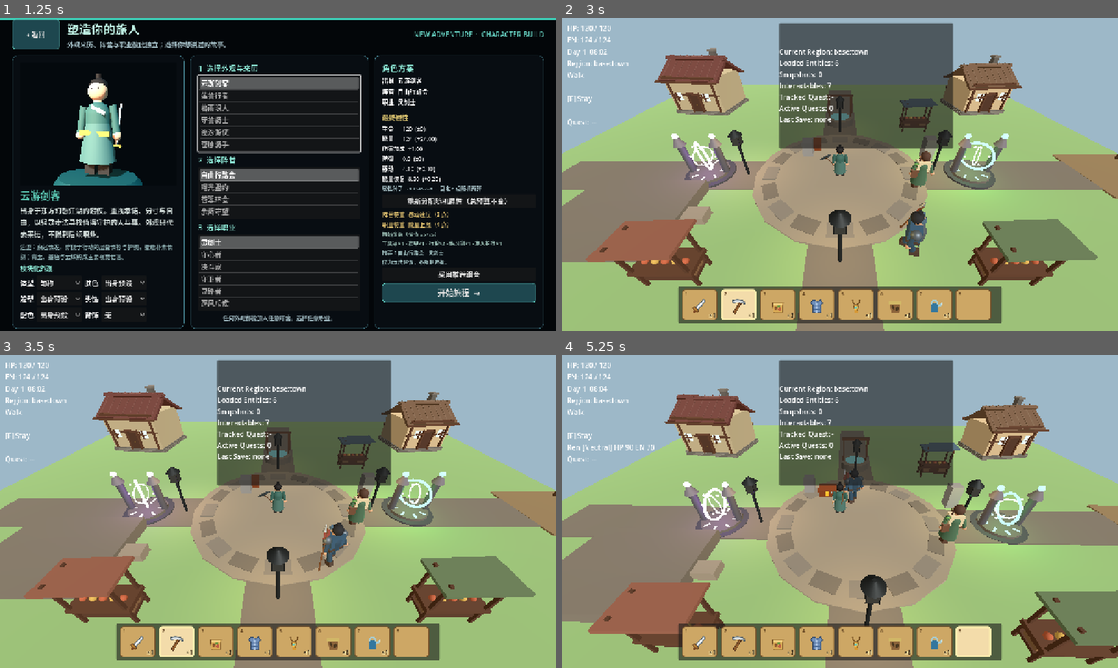
Above: before the commit, frames 1-4 (two rows, left to right).
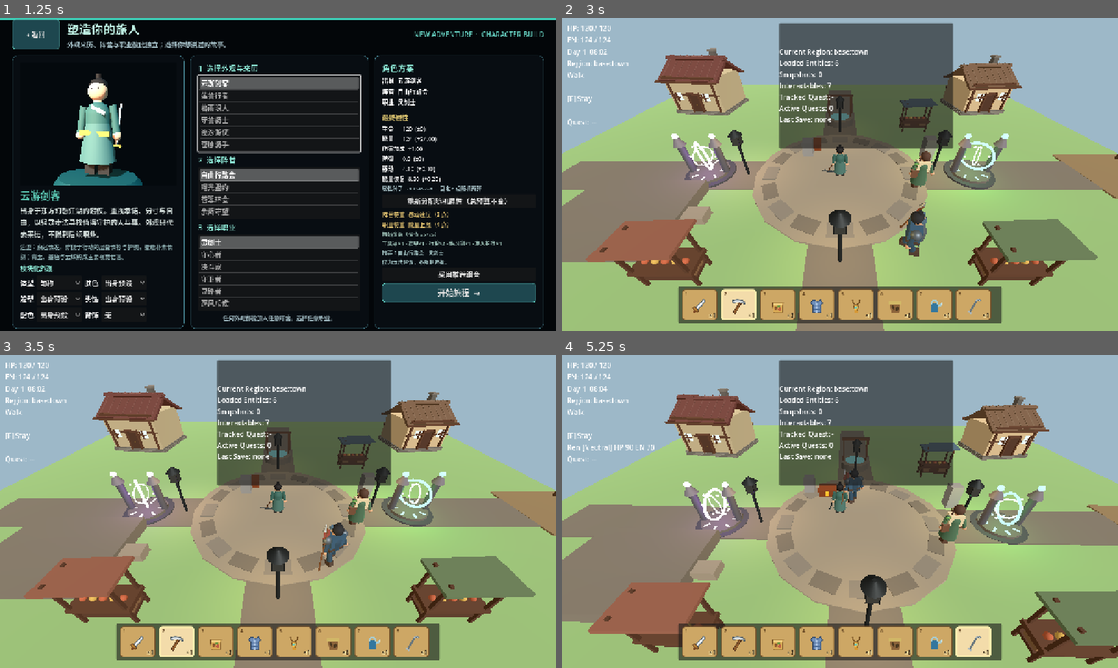
Above: after the commit, the same moments.

Repository: Yangjunjie-Lin/Stillpoint
Game: Godot game, scene res://scenes/bootstrap/main.tscn
Two runs of this game, one before a commit and one after it. Both use one fixed random seed, a clock stepped at 60 frames per second and the inputs below.
Inputs:
- Up to frame 1 (1.25 s): click "New Adventure" at 0.5 s
- Up to frame 2 (3 s): click "开始旅程 →" at 1.25 s; click "1" at 2 s; click "2" at 2.75 s
- Up to frame 3 (3.5 s): no input
- Up to frame 4 (5.25 s): click "4" at 3.5 s; click "7" at 4.25 s; click "8" at 5 s

Frame 1 is identical in both runs. In frame 2, less than 0.1% of the frame differs, in the area x 46-77%, y 43-96%; in frame 3, less than 0.1%; in frame 4, less than 0.1%.

Commit message:
feat: make utility tools dual-use weapons

Diff:
--- /dev/null
+++ b/resources/items/rpg/crowbar.tres
@@ -0,0 +1,20 @@
+[gd_resource type="Resource" script_class="ItemDefinition" load_steps=3 format=3]
+
+[ext_resource type="Script" path="res://scripts/resources/item_definition.gd" id="1"]
+[ext_resource type="Texture2D" path="res://resources/items/rpg/icons/crowbar.svg" id="2"]
+
+[resource]
+script = ExtResource("1")
+id = &"crowbar"
+display_name = "Crowbar"
+item_type = 1
+max_stack = 1
+description = "A hooked steel lever for prying sealed objects. Its weight also makes it a reliable improvised weapon."
+icon = ExtResource("2")
+use_kind = 2
+tool_attack_id = &"attack_light_2"
+utility_actions = Array[StringName]([&"pry_open", &"lever", &"break_board"])
+attack_bonus = 3.0
+visual_archetype = &"pry_bar"
+visual_primary_color = Color(0.24, 0.29, 0.31, 1)
+visual_secondary_color = Color(0.7, 0.76, 0.78, 1)
--- a/resources/items/rpg/field_pick.tres
+++ b/resources/items/rpg/field_pick.tres
@@ -13,6 +13,8 @@
 icon = ExtResource("2")
 use_kind = 2
 tool_attack_id = &"attack_light_1"
+utility_actions = Array[StringName]([&"till_soil", &"mine_rock", &"break_stone"])
+attack_bonus = 2.0
 starter_balance_value = 4
 visual_archetype = &"field_pick"
 visual_primary_color = Color(0.352941, 0.235294, 0.14902, 1)
--- /dev/null
+++ b/resources/items/rpg/icons/crowbar.svg
@@ -0,0 +1,5 @@
+<svg xmlns="http://www.w3.org/2000/svg" width="64" height="64" viewBox="0 0 64 64">
+  <path d="M20 55 43 12c3-6 10-5 13-1" fill="none" stroke="#66757d" stroke-width="7" stroke-linecap="round"/>
+  <path d="m16 53 8 4" fill="none" stroke="#aeb9bd" stroke-width="7" stroke-linecap="round"/>
+  <path d="M43 12c3-6 10-5 13-1" fill="none" stroke="#aeb9bd" stroke-width="4" stroke-linecap="round"/>
+</svg>
--- a/scenes/regions/dungeon/dungeon_region.tscn
+++ b/scenes/regions/dungeon/dungeon_region.tscn
@@ -6,6 +6,8 @@
 [ext_resource type="Resource" path="res://content/base/spawns/bandit_0002.tres" id="4"]
 [ext_resource type="Script" path="res://scripts/world/rpg_region_visuals.gd" id="5"]
 [ext_resource type="Script" path="res://scripts/world/road_transition_3d.gd" id="6"]
+[ext_resource type="Script" path="res://scripts/interaction/pryable_cache_3d.gd" id="7"]
+[ext_resource type="Script" path="res://scripts/world/entities/world_entity_identity.gd" id="8"]
 
 [sub_resource type="BoxMesh" id="BoxMesh_floor"]
 size = Vector3(40, 0.2, 40)
@@ -85,6 +87,18 @@
 mesh = SubResource("TorusMesh_portal")
 surface_material_override/0 = SubResource("Mat_portal_town")
 
+[node name="PryableCache" type="Node3D" parent="Interactables"]
+position = Vector3(7, 0, 4)
+script = ExtResource("7")
+region_id = &"base:dungeon"
+
+[node name="WorldEntityIdentity" type="Node" parent="Interactables/PryableCache"]
+script = ExtResource("8")
+persistent_id = &"base:dungeon/interactable/pryable_cache_0001"
+definition_id = &"pryable_cache"
+region_id = &"base:dungeon"
+persistence_policy = 2
+
 [node name="WildernessRoad" type="Area3D" parent="."]
 position = Vector3(0, 0, 19)
 script = ExtResource("6")
--- a/scripts/characters/player_controller_3d.gd
+++ b/scripts/characters/player_controller_3d.gd
@@ -77,6 +77,8 @@
 		equipment.equipment_changed.connect(_sync_loadout_visuals)
 	if inventory != null and not inventory.inventory_changed.is_connected(_sync_loadout_visuals):
 		inventory.inventory_changed.connect(_sync_loadout_visuals)
+	if inventory != null and not inventory.inventory_changed.is_connected(apply_equipment_bonuses):
+		inventory.inventory_changed.connect(apply_equipment_bonuses)
 	if not hotbar.selection_changed.is_connected(_on_hotbar_selection_changed):
 		hotbar.selection_changed.connect(_on_hotbar_selection_changed)
 	apply_character_build(GameManager.get_default_character_build(), true)
@@ -235,6 +237,20 @@
 	return use_inventory_slot(hotbar.get_inventory_slot_index())
 
 
+func get_selected_item_definition() -> ItemDefinition:
+	if inventory == null:
+		return null
+	var stack := inventory.get_slot(hotbar.get_inventory_slot_index())
+	if stack == null or stack.is_empty():
+		return null
+	return ResourceRegistry.get_item(stack.item_id)
+
+
+func get_attack_motion_state() -> StringName:
+	var selected := get_selected_item_definition()
+	return &"tool_attack" if selected != null and selected.is_combat_tool() else &"attack"
+
+
 func use_inventory_slot(index: int) -> bool:
 	if inventory == null:
 		return false
@@ -279,14 +295,20 @@
 	var attack_bonus := float(_character_build_bonuses.get(&"attack_bonus", 0.0))
 	var defense_bonus := float(_character_build_bonuses.get(&"defense_bonus", 0.0))
 	var regen_bonus := float(_character_build_bonuses.get(&"energy_regen_bonus", 0.0))
+	var active_tool := get_selected_item_definition()
+	if active_tool == null or not active_tool.is_combat_tool():
+		active_tool = null
 	if equipment != null:
 		for slot in EquipmentComponent.EQUIP_SLOTS:
 			var item_definition := equipment.get_equipped_definition(slot)
 			if item_definition == null:
 				continue
-			attack_bonus += item_definition.attack_bonus
+			if active_tool == null or slot != ItemDefinition.EquipSlot.WEAPON:
+				attack_bonus += item_definition.attack_bonus
 			defense_bonus += item_definition.defense_bonus
 			regen_bonus += item_definition.energy_regen_bonus
+	if active_tool != null:
+		attack_bonus += active_tool.attack_bonus
 	if health != null:
 		health.defense = maxf(0.0, _base_defense + defense_bonus)
 	if energy != null:
@@ -296,6 +318,7 @@
 
 
 func _on_hotbar_selection_changed(_index: int) -> void:
+	apply_equipment_bonuses()
 	_sync_loadout_visuals()
 
 
--- a/scripts/characters/starter_kit_calculator.gd
+++ b/scripts/characters/starter_kit_calculator.gd
@@ -20,6 +20,9 @@
 const FARMING_ESSENTIALS: Dictionary = {
 	"turnip_seed": 8,
 	"watering_can": 1,
+}
+const UTILITY_ESSENTIALS: Dictionary = {
+	"crowbar": 1,
 }
 
 
@@ -62,6 +65,10 @@
 	return _grant_items(inventory, FARMING_ESSENTIALS)
 
 
+static func grant_utility_essentials(inventory: InventoryComponent) -> bool:
+	return _grant_items(inventory, UTILITY_ESSENTIALS)
+
+
 static func _grant_items(inventory: InventoryComponent, items: Dictionary) -> bool:
 	if inventory == null:
 		return false
--- a/scripts/characters/stylized_character_motion.gd
+++ b/scripts/characters/stylized_character_motion.gd
@@ -98,6 +98,8 @@
 			_apply_threaten()
 		&"attack", &"attack_light_1", &"attack_light_2", &"attack_light_3":
 			_apply_attack()
+		&"tool_attack":
+			_apply_tool_attack()
 		&"guard":
 			_apply_guard()
 		&"hit", &"hit_front_light", &"hit_back_light", &"hit_left_light", \
@@ -318,6 +320,20 @@
 	_rotate(&"RightLeg", Vector3(-strike * 0.12, 0.0, strike * 0.06))
 
 
+func _apply_tool_attack() -> void:
+	var progress := clampf(_time / 0.55, 0.0, 1.0)
+	var strike := sin(progress * PI)
+	var windup := cos(progress * PI) * 0.18
+	_root.rotation.y -= strike * 0.2
+	_root.rotation.x += strike * 0.08
+	_rotate(&"Torso", Vector3(strike * 0.12, -strike * 0.48, -strike * 0.08))
+	_rotate(&"RightArm", Vector3(-0.72 - strike * 1.35 + windup, -strike * 0.28, 0.32))
+	_rotate(&"RightHand", Vector3(-strike * 0.22, 0.0, 0.0))
+	_rotate(&"LeftArm", Vector3(-0.38 - strike * 0.32, 0.0, -0.38))
+	_rotate(&"LeftLeg", Vector3(strike * 0.2, 0.0, -strike * 0.08))
+	_rotate(&"RightLeg", Vector3(-strike * 0.16, 0.0, strike * 0.08))
+
+
 func _apply_guard() -> void:
 	_root.rotation.x += 0.04
 	_rotate(&"LeftArm", Vector3(-0.92, 0.08, -0.55))
--- a/scripts/components/combat_animation_controller.gd
+++ b/scripts/components/combat_animation_controller.gd
@@ -46,7 +46,10 @@
 	_current_action = attack.id
 	_visual_action_serial += 1
 	_visual_action_locked = true
-	_set_visual_motion(&"attack")
+	var attack_motion := &"attack"
+	if _owner.has_method("get_attack_motion_state"):
+		attack_motion = StringName(_owner.call("get_attack_motion_state"))
+	_set_visual_motion(attack_motion)
 	animation_action_started.emit(attack.id)
 	if _player != null and _player.has_animation(clip):
 		_player.play(clip, -1.0, attack.animation_speed)
--- a/scripts/farming/farm_plot.gd
+++ b/scripts/farming/farm_plot.gd
@@ -47,7 +47,8 @@
 	var crop := _crop()
 	match plot_state:
 		PlotState.UNTILLED:
-			return "Till soil" if selected == &"field_pick" else "Select Field Pick to till"
+			return "Till soil" if _selected_tool_supports(player, &"till_soil") \
+				else "Select a soil-working tool to till"
 		PlotState.TILLED:
 			return (
 				"Plant %s" % crop.display_name
@@ -129,8 +130,8 @@
 
 
 func _till(player: PlayerController3D) -> bool:
-	if _selected_item_id(player) != &"field_pick":
-		EventBus.notice_requested.emit("Select the Field Pick, then interact with the soil.")
+	if not _selected_tool_supports(player, &"till_soil"):
+		EventBus.notice_requested.emit("Select a tool that can till soil, then interact.")
 		return false
 	if player.energy != null and not player.energy.spend(till_energy_cost):
 		EventBus.notice_requested.emit("Not enough energy to till this soil.")
@@ -224,6 +225,13 @@
 		return &""
 	var stack := player.inventory.get_slot(player.hotbar.get_inventory_slot_index())
 	return stack.item_id if stack != null and not stack.is_empty() else &""
+
+
+func _selected_tool_supports(player: PlayerController3D, action_id: StringName) -> bool:
+	if player == null:
+		return false
+	var definition := player.get_selected_item_definition()
+	return definition != null and definition.supports_utility_action(action_id)
 
 
 func _is_watered_today() -> bool:
--- /dev/null
+++ b/scripts/interaction/pryable_cache_3d.gd
@@ -0,0 +1,140 @@
+class_name PryableCache3D
+extends Interactable
+## Persistent utility interaction proving that combat tools keep non-combat uses.
+
+@export var required_utility_action: StringName = &"pry_open"
+@export var reward_item_id: StringName = &"trail_snack"
+@export_range(1, 20, 1) var reward_quantity: int = 2
+@export var identity: WorldEntityIdentity
+
+var _opened: bool = false
+var _session: WorldSession
+var _lid: Node3D
+
+
+func _ready() -> void:
+	interaction_priority = 18
+	_session = _find_session()
+	if identity == null:
+		identity = get_node_or_null("WorldEntityIdentity") as WorldEntityIdentity
+	_build_visual()
+	_update_visual()
+
+
+func can_interact(actor: CharacterController, context: InteractionContext) -> bool:
+	return not _opened and actor is PlayerController3D and super.can_interact(actor, context)
+
+
+func get_interaction_text(actor: CharacterController) -> String:
+	var player := actor as PlayerController3D
+	var tool := player.get_selected_item_definition() if player != null else null
+	return (
+		"Pry open sealed cache"
+		if tool != null and tool.supports_utility_action(required_utility_action)
+		else "Select Crowbar to pry open"
+	)
+
+
+func interact(actor: CharacterController, _context: InteractionContext) -> void:
+	if _opened:
+		return
+	var player := actor as PlayerController3D
+	if player == null or player.inventory == null:
+		return
+	var tool := player.get_selected_item_definition()
+	if tool == null or not tool.supports_utility_action(required_utility_action):
+		EventBus.notice_requested.emit("A hooked levering tool is needed to open this cache.")
+		return
+	if not player.inventory.can_add_item(reward_item_id, reward_quantity):
+		EventBus.notice_requested.emit("Backpack is full.")
+		return
+	if player.inventory.add_item(reward_item_id, reward_quantity) != reward_quantity:
+		EventBus.notice_requested.emit("Could not collect the cache contents.")
+		return
+	_opened = true
+	interaction_enabled = false
+	_update_visual()
+	EventBus.notice_requested.emit(
+		"%s pried the cache open without being consumed." % tool.display_name
+	)
+	if _session == null:
+		_session = _find_session()
+	if _session != null and identity != null:
+		_session.entity_repository.mark_dirty(identity.persistent_id)
+
+
+func get_persistence_key() -> StringName:
+	return &"pryable_cache"
+
+
+func capture_state() -> Dictionary:
+	return {"opened": _opened}
+
+
+func restore_state(data: Dictionary) -> void:
+	_opened = bool(data.get("opened", false))
+	interaction_enabled = not _opened
+	_update_visual()
+
+
+func get_state_version() -> int:
+	return 1
+
+
+func is_opened() -> bool:
+	return _opened
+
+
+func _find_session() -> WorldSession:
+	var node := get_parent()
+	while node != null:
+		if node is WorldSession:
+			return node as WorldSession
+		node = node.get_parent()
+	return null
+
+
+func _build_visual() -> void:
+	if get_node_or_null("CacheVisual") != null:
+		_lid = get_node_or_null("CacheVisual/Lid") as Node3D
+		return
+	var root := Node3D.new()
+	root.name = "CacheVisual"
+	add_child(root)
+	_add_box(root, "Base", Vector3(1.4, 0.65, 0.9), Vector3(0, 0.33, 0), Color("514437"))
+	_add_box(root, "BandA", Vector3(0.12, 0.7, 0.94), Vector3(-0.45, 0.36, 0), Color("6f7476"), 0.65)
+	_add_box(root, "BandB", Vector3(0.12, 0.7, 0.94), Vector3(0.45, 0.36, 0), Color("6f7476"), 0.65)
+	_lid = Node3D.new()
+	_lid.name = "Lid"
+	_lid.position = Vector3(0, 0.67, -0.4)
+	root.add_child(_lid)
+	_add_box(_lid, "LidBoard", Vector3(1.42, 0.2, 0.92), Vector3(0, 0.1, 0.4), Color("665544"))
+	_add_box(_lid, "Latch", Vector3(0.24, 0.35, 0.1), Vector3(0, -0.02, 0.87), Color("899092"), 0.72)
+
+
+func _update_visual() -> void:
+	if _lid == null or not is_instance_valid(_lid):
+		return
+	_lid.rotation.x = deg_to_rad(-72.0) if _opened else 0.0
+
+
+func _add_box(
+	parent: Node3D,
+	name_: String,
+	size: Vector3,
+	position_: Vector3,
+	color: Color,
+	metallic: float = 0.0,
+) -> void:
+	var mesh := BoxMesh.new()
+	mesh.size = size
+	var part := MeshInstance3D.new()
+	part.name = name_
+	part.mesh = mesh
+	part.position = position_
+	var material := StandardMaterial3D.new()
+	material.albedo_color = color
+	material.metallic = metallic
+	material.roughness = 0.35 if metallic > 0.0 else 0.82
+	part.material_override = material
+	parent.add_child(part)
--- a/scripts/resources/item_definition.gd
+++ b/scripts/resources/item_definition.gd
@@ -41,6 +41,7 @@
 @export var health_restore: float = 0.0
 @export var energy_restore: float = 0.0
 @export var tool_attack_id: StringName = &""
+@export var utility_actions: Array[StringName] = []
 @export var attack_bonus: float = 0.0
 @export var defense_bonus: float = 0.0
 @export var energy_regen_bonus: float = 0.0
@@ -58,6 +59,18 @@
 @export var spawn_weight: float = 1.0
 @export var minimum_level: int = 1
 @export var score_bonus: int = 10
+
+
+func is_combat_tool() -> bool:
+	return (
+		item_type == ItemType.TOOL
+		and use_kind == UseKind.TOOL_ACTION
+		and tool_attack_id != &""
+	)
+
+
+func supports_utility_action(action_id: StringName) -> bool:
+	return action_id != &"" and utility_actions.has(action_id)
 
 
 func resolved_visual_archetype() -> StringName:
--- a/scripts/visuals/item_visual_factory.gd
+++ b/scripts/visuals/item_visual_factory.gd
@@ -22,10 +22,17 @@
 	},
 	&"field_pick": {
 		"hand": "right",
-		"grip_kind": "tool_grip",
-		"position": Vector3(0.01, -0.02, -0.04),
-		"rotation_degrees": Vector3(-18, -8, -32),
-		"scale": Vector3.ONE,
+		"grip_kind": "versatile_tool_weapon_grip",
+		"position": Vector3(0.015, 0.0, -0.025),
+		"rotation_degrees": Vector3(-10, 7, -154),
+		"scale": Vector3.ONE * 0.94,
+	},
+	&"pry_bar": {
+		"hand": "right",
+		"grip_kind": "pry_bar_power_grip",
+		"position": Vector3(0.015, 0.0, -0.02),
+		"rotation_degrees": Vector3(-8, 6, -162),
+		"scale": Vector3.ONE * 0.92,
 	},
 	&"padded_armor": {
 		"hand": "right",
@@ -142,6 +149,8 @@
 			_build_sword(root, definition)
 		&"field_pick":
 			_build_pick(root, definition)
+		&"pry_bar":
+			_build_pry_bar(root, definition)
 		&"padded_armor":
 			_build_armor(root, definition)
 		&"neck_charm":
@@ -205,6 +214,14 @@
 	_cone(root, "PickPointRight", 0.08, 0.02, 0.2, Vector3(0.36, 0.7, 0), definition.visual_secondary_color, Vector3(0, 0, -90), 0.68)
 
 
+static func _build_pry_bar(root: Node3D, definition: ItemDefinition) -> void:
+	_cylinder(root, "BarShaft", 0.035, 0.88, Vector3(0, 0.34, 0), definition.visual_primary_color, Vector3.ZERO, 0.72)
+	_cylinder(root, "WrappedGrip", 0.048, 0.22, Vector3(0, -0.04, 0), definition.visual_primary_color.darkened(0.24))
+	_cylinder(root, "HookNeck", 0.035, 0.26, Vector3(0.07, 0.81, 0), definition.visual_secondary_color, Vector3(0, 0, -42), 0.78)
+	_box(root, "HookClaw", Vector3(0.26, 0.055, 0.1), Vector3(0.19, 0.9, 0), definition.visual_secondary_color, Vector3(0, 0, -18), 0.82)
+	_box(root, "PryFoot", Vector3(0.2, 0.055, 0.1), Vector3(-0.06, -0.16, 0), definition.visual_secondary_color, Vector3(0, 0, 18), 0.82)
+
+
 static func _build_armor(root: Node3D, definition: ItemDefinition) -> void:
 	_box(root, "VestBody", Vector3(0.58, 0.65, 0.2), Vector3(0, 0.35, 0), definition.visual_primary_color)
 	_box(root, "VestCollar", Vector3(0.32, 0.1, 0.24), Vector3(0, 0.7, 0), definition.visual_secondary_color)
--- a/scripts/world/session/world_session.gd
+++ b/scripts/world/session/world_session.gd
@@ -365,6 +365,8 @@
 			push_error("WorldSession: could not grant safe starter inventory")
 	if not StarterKitCalculator.grant_farming_essentials(player.inventory):
 		push_error("WorldSession: could not grant farming essentials")
+	if not StarterKitCalculator.grant_utility_essentials(player.inventory):
+		push_error("WorldSession: could not grant utility essentials")
 
 
 func _serialize_pet() -> Dictionary:
--- /dev/null
+++ b/tests/integration/test_dual_use_utility_tools.gd
@@ -0,0 +1,92 @@
+extends RefCounted
+
+
+func run() -> bool:
+	var tree := Engine.get_main_loop() as SceneTree
+	var world := WorldTestHelper.boot_world(tree)
+	await WorldTestHelper.await_frames(tree, 3)
+	var player := world.player
+	var pick := ResourceRegistry.get_item(&"field_pick")
+	var crowbar := ResourceRegistry.get_item(&"crowbar")
+	var ok := (
+		pick != null
+		and pick.is_combat_tool()
+		and pick.supports_utility_action(&"till_soil")
+		and crowbar != null
+		and crowbar.is_combat_tool()
+		and crowbar.supports_utility_action(&"pry_open")
+		and player.inventory.count_item(&"crowbar") == 1
+	)
+	var crowbar_slot := _find_slot(player, &"crowbar")
+	var crowbar_hotbar := _hotbar_index_for_inventory_slot(player, crowbar_slot)
+	var base_attack_bonus := player.combat.damage_bonus
+	if ok:
+		ok = crowbar_hotbar >= 0 and player.hotbar.select_index(crowbar_hotbar)
+		ok = ok and player.combat.damage_bonus >= base_attack_bonus + crowbar.attack_bonus
+	var appearance := player.get_node_or_null(
+		"VisualRoot/CharacterModel"
+	) as PlayerAppearanceController
+	var handheld := appearance.current_model.find_child(
+		"DisplayedHandheld", true, false
+	) as Node3D if appearance != null and appearance.current_model != null else null
+	ok = ok and handheld != null
+	if handheld != null:
+		ok = ok and str(handheld.get_meta("grip_kind", "")) == "pry_bar_power_grip"
+		ok = ok and handheld.find_child("BarShaft", true, false) != null
+	if ok:
+		var before_count := player.inventory.count_item(&"crowbar")
+		ok = player.use_selected_hotbar_item()
+		ok = ok and player.combat.is_attacking
+		ok = ok and player.get_attack_motion_state() == &"tool_attack"
+		ok = ok and player.inventory.count_item(&"crowbar") == before_count
+	if player.combat.is_attacking:
+		player.combat.cancel_attack(&"test_cleanup")
+
+	world.transition_to(&"base:dungeon")
+	await WorldTestHelper.await_frames(tree, 3)
+	var cache := _find_cache(world)
+	ok = ok and cache != null
+	var pick_slot := _find_slot(player, &"field_pick")
+	var pick_hotbar := _hotbar_index_for_inventory_slot(player, pick_slot)
+	if cache != null and pick_hotbar >= 0:
+		player.hotbar.select_index(pick_hotbar)
+		cache.interact(player, InteractionContext.new(player))
+		ok = ok and not cache.is_opened()
+		player.hotbar.select_index(crowbar_hotbar)
+		var reward_before := player.inventory.count_item(&"trail_snack")
+		cache.interact(player, InteractionContext.new(player))
+		ok = ok and cache.is_opened()
+		ok = ok and player.inventory.count_item(&"trail_snack") == reward_before + 2
+
+	world.transition_to(&"base:wilderness")
+	await WorldTestHelper.await_frames(tree, 2)
+	world.transition_to(&"base:dungeon")
+	await WorldTestHelper.await_frames(tree, 3)
+	var restored_cache := _find_cache(world)
+	ok = ok and restored_cache != null and restored_cache.is_opened()
+	if restored_cache != null:
+		ok = ok and not restored_cache.can_interact(player, InteractionContext.new(player))
+	world.free()
+	if not ok:
+		push_error("dual-use tool combat, grip, utility action, or persistence failed")
+	return ok
+
+
+func _find_cache(world: WorldSession) -> PryableCache3D:
+	var root := world.region_service.get_current_region_root()
+	return root.find_child("PryableCache", true, false) as PryableCache3D if root != null else null
+
+
+func _find_slot(player: PlayerController3D, item_id: StringName) -> int:
+	for index in player.inventory.slot_count:
+		var stack := player.inventory.get_slot(index)
+		if stack != null and not stack.is_empty() and stack.item_id == item_id:
+			return index
+	return -1
+
+
+func _hotbar_index_for_inventory_slot(player: PlayerController3D, slot: int) -> int:
+	for index in player.hotbar.slot_refs.size():
+		if player.hotbar.slot_refs[index] == slot:
+			return index
+	return -1
--- a/tests/unit/test_item_visual_factory_catalog.gd
+++ b/tests/unit/test_item_visual_factory_catalog.gd
@@ -3,7 +3,7 @@
 
 func run() -> bool:
 	var items := ResourceRegistry.get_all_items()
-	var ok := items.size() == 16
+	var ok := items.size() == 17
 	var archetypes: Dictionary = {}
 	for definition in items:
 		var archetype := definition.resolved_visual_archetype()
@@ -27,7 +27,7 @@
 			grip_pose.get("hand", "")
 		)
 		held_model.free()
-	ok = ok and archetypes.size() >= 15
+	ok = ok and archetypes.size() >= 16
 	var sword_pose := ItemVisualFactory.grip_pose_for_archetype(&"one_hand_sword")
 	var sword_basis := Basis.from_euler(
 		Vector3(sword_pose.get("rotation_degrees", Vector3.ZERO)) * PI / 180.0
--- a/tests/unit/test_rpg_item_catalog_registered.gd
+++ b/tests/unit/test_rpg_item_catalog_registered.gd
@@ -10,6 +10,7 @@
 		&"wanderer_charm",
 		&"trail_snack",
 		&"field_pick",
+		&"crowbar",
 	]
 	var ok := true
 	for item_id in expected:
Not shown: 1 places in scenes/regions/dungeon/dungeon_region.tscn that only renumber resources
Not shown, added: scripts/interaction/pryable_cache_3d.gd.uid
Not shown, added: tests/integration/test_dual_use_utility_tools.gd.uid
Not shown, changed: .github/workflows/ci.yml
